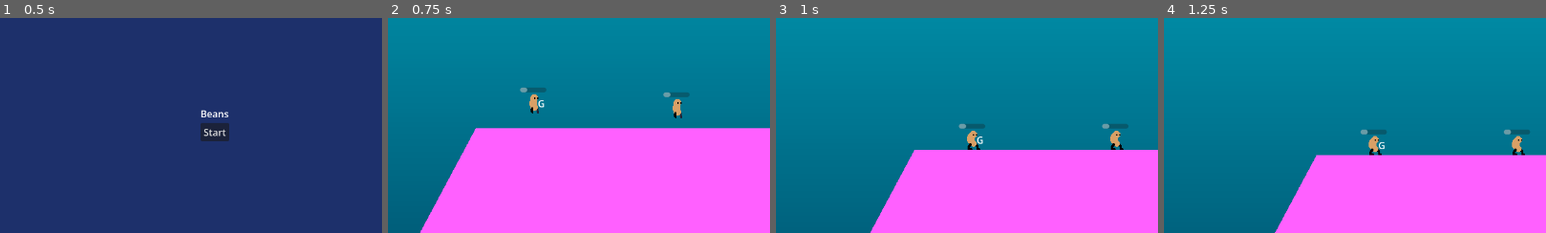
Above: before the commit, frames 1-4 (left to right).
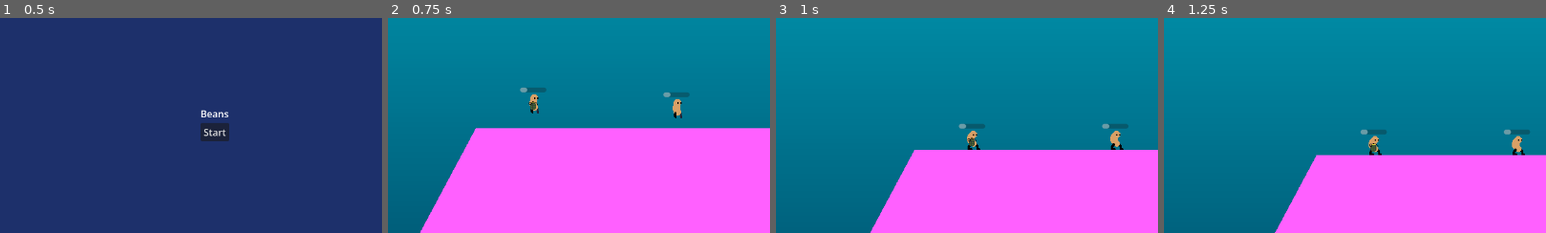
Above: after the commit, the same moments.

Repository: fredchien3/20-game-challenge
Game: Godot game, scene res://main/main.tscn
Two runs of this game, one before a commit and one after it. Both use one fixed random seed, a clock stepped at 60 frames per second and the inputs below.
Inputs:
- Up to frame 1 (0.5 s): no input
- Up to frame 2 (0.75 s): click "Start" at 0.5 s
- Up to frame 3 (1 s): no input
- Up to frame 4 (1.25 s): no input
The pictures show only the part of the screen within x 22-72%, y 25-75%; the shares and areas given below are measured in that part.

Frame 1 is identical in both runs. In frame 2, 0.1% of the frame differs, in the area x 36-41%, y 38-43%; in frame 3, 0.1%, in the area x 50-55%, y 55-60%; in frame 4, 0.1%.

Commit message:
Add held weapon sprites, rotate based on aim

Diff:
--- a/7--worms/bean/bean.gd
+++ b/7--worms/bean/bean.gd
@@ -21,7 +21,9 @@
 @export var MissileScene: PackedScene
 @export var Health: ProgressBar
 @export var PowerBar: ProgressBar
-@export var WeaponLabel: Label
+@export var WeaponSprite: Sprite2D
+@export var GrenadeTexture: Resource
+@export var BazookaTexture: Resource
 @export var Sprite: AnimatedSprite2D
 
 var can_move = false
@@ -66,25 +68,30 @@
 		can_move = false
 
 	if event.is_action_pressed("select_grenade"):
+		WeaponSprite.texture = GrenadeTexture
 		current_weapon = GrenadeScene
-		WeaponLabel.text = "G"
 	elif event.is_action_pressed("select_bazooka"):
+		WeaponSprite.texture = BazookaTexture
 		current_weapon = MissileScene
-		WeaponLabel.text = "B"
 
 
 func handle_labels():
-	if can_move:
-		if can_shoot and power > 0:
-			PowerBar.value = (power / max_power) * 100
-			var vec = (get_global_mouse_position() - global_position).normalized()
-			PowerBar.rotation = vec.angle()
-			PowerBar.visible = true
-		else:
-			PowerBar.visible = false
-		WeaponLabel.visible = true
+	if can_move and can_shoot and power > 0:
+		PowerBar.value = (power / max_power) * 100
+		var vec = (get_global_mouse_position() - global_position).normalized()
+		PowerBar.rotation = vec.angle()
+		PowerBar.visible = true
+
+		WeaponSprite.rotation = vec.angle()
+		WeaponSprite.flip_h = false
+		WeaponSprite.flip_v = vec.angle_to(Vector2.UP) > 0
 	else:
-		WeaponLabel.visible = false
+		PowerBar.visible = false
+
+	if can_shoot:
+		WeaponSprite.visible = true
+	else:
+		WeaponSprite.visible = false
 
 	Health.value = health
 
@@ -103,6 +110,7 @@
 		velocity.x = direction * SPEED
 		animation_to_set = "walk"
 		Sprite.flip_h = direction < 0
+		WeaponSprite.flip_h = direction < 0
 	else:
 		velocity.x = move_toward(velocity.x, 0, SPEED * 0.5)
 		animation_to_set = "idle"
--- a/7--worms/bean/bean.tscn
+++ b/7--worms/bean/bean.tscn
@@ -3,9 +3,11 @@
 [ext_resource type="Script" uid="uid://dyfr84pc3vg3s" path="res://bean/bean.gd" id="1_a2qa3"]
 [ext_resource type="PackedScene" uid="uid://3lmayatxfj70" path="res://weapons/grenade.tscn" id="2_nulo1"]
 [ext_resource type="PackedScene" uid="uid://kykg8bjome8x" path="res://weapons/missile.tscn" id="3_a2qa3"]
+[ext_resource type="Texture2D" uid="uid://cmt7x03mm0tdj" path="res://weapons/grenade.png" id="4_324c8"]
 [ext_resource type="Texture2D" uid="uid://ckvvbgyd6fwgv" path="res://bean/pinto_idle.png" id="4_fsii2"]
 [ext_resource type="Texture2D" uid="uid://hnxodmg7uihx" path="res://bean/pinto_jump.png" id="5_m42jw"]
 [ext_resource type="Texture2D" uid="uid://jo7ybkatufkk" path="res://bean/pinto_walk.png" id="6_1l56a"]
+[ext_resource type="Texture2D" uid="uid://clcupjbeoe44q" path="res://weapons/bazooka.png" id="7_nulo1"]
 
 [sub_resource type="AtlasTexture" id="AtlasTexture_i34a6"]
 atlas = ExtResource("4_fsii2")
@@ -105,7 +107,7 @@
 [sub_resource type="CapsuleShape2D" id="CapsuleShape2D_wm2cs"]
 height = 32.0
 
-[node name="Bean" type="CharacterBody2D" unique_id=1631304650 node_paths=PackedStringArray("Health", "PowerBar", "WeaponLabel", "Sprite") groups=["beans"]]
+[node name="Bean" type="CharacterBody2D" unique_id=1631304650 node_paths=PackedStringArray("Health", "PowerBar", "WeaponSprite", "Sprite") groups=["beans"]]
 collision_layer = 2
 script = ExtResource("1_a2qa3")
 explosion_radius = 50.0
@@ -115,7 +117,9 @@
 MissileScene = ExtResource("3_a2qa3")
 Health = NodePath("UI/Health")
 PowerBar = NodePath("UI/PowerBar")
-WeaponLabel = NodePath("UI/Weapon")
+WeaponSprite = NodePath("UI/WeaponSprite")
+GrenadeTexture = ExtResource("4_324c8")
+BazookaTexture = ExtResource("7_nulo1")
 Sprite = NodePath("AnimatedSprite2D")
 
 [node name="AnimatedSprite2D" type="AnimatedSprite2D" parent="." unique_id=186977195]
@@ -156,12 +160,7 @@
 value = 50.0
 show_percentage = false
 
-[node name="Weapon" type="Label" parent="UI" unique_id=399106915]
+[node name="WeaponSprite" type="Sprite2D" parent="UI" unique_id=2068245410]
 visible = false
-layout_mode = 0
-offset_left = 8.0
-offset_top = -12.0
-offset_right = 20.0
-offset_bottom = 11.0
-pivot_offset = Vector2(-8, 12)
-text = "G"
+position = Vector2(0, 3)
+texture = ExtResource("4_324c8")
